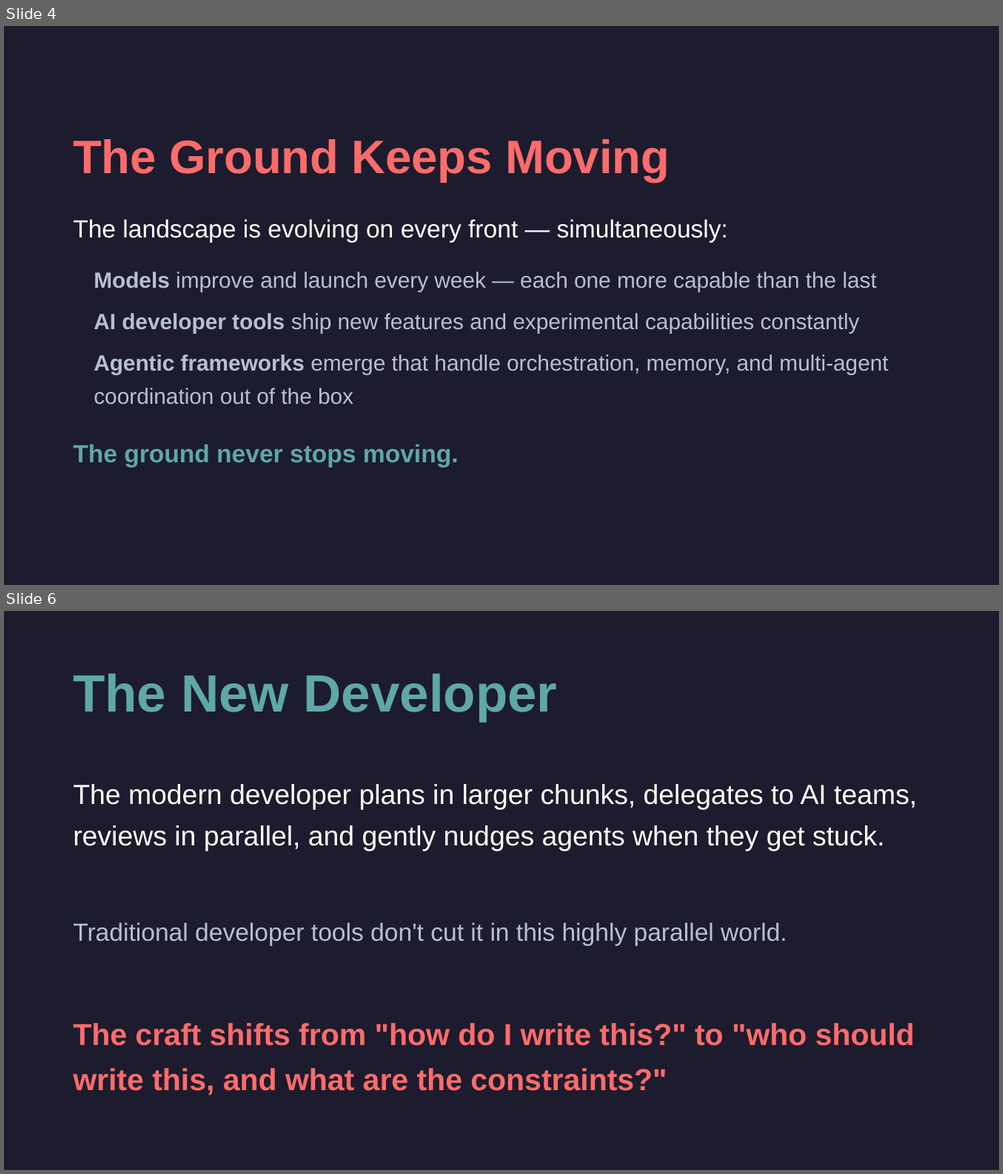
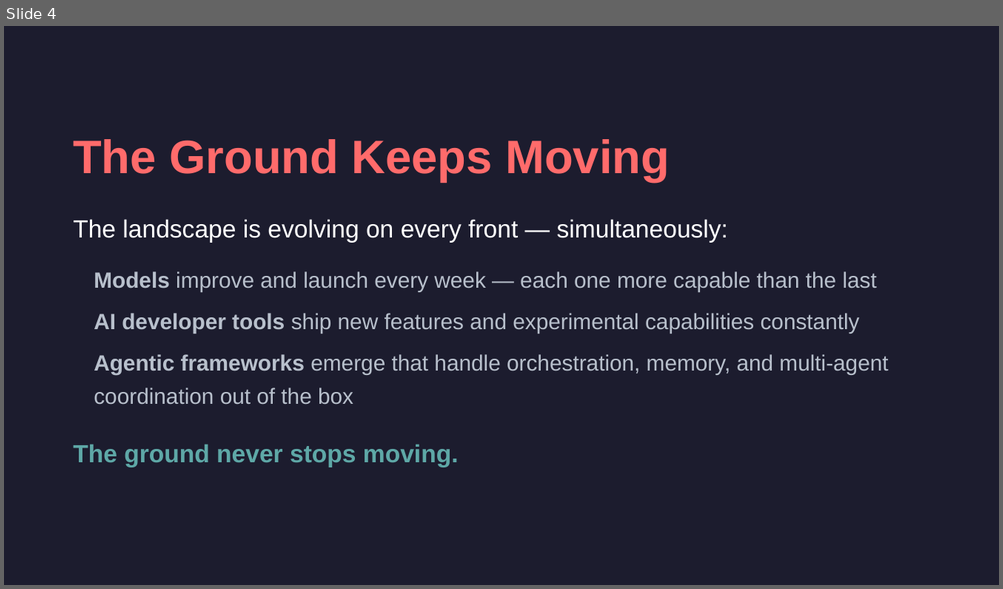
Before and after one commit to cirvine-MSFT/editless, a slide deck: docs/presentations/marks-journey-short.pptx. Shown one above the other, each under a label of ours: slides 4 and 6 before the commit, slide 4 after it; the slides between them are not shown. The pictures are 1003x1174 and 1003x589 pixels, drawn with LibreOffice and Linux fonts; fonts in the diff are those of the drawing. Boxes give left, top, right and bottom in pixels: in the first picture for what was removed or moved away, otherwise in the second. Text is boxed around its words. In the diff, an @@ line names an element or a change of style, - is before the commit and + after.

```diff
--- a/docs/presentations/marks-journey-short.pptx
+++ b/docs/presentations/marks-journey-short.pptx
@@ slide 6 removed at [4,611,999,1170], background #1C1C2E @@
@@ text removed at [73,673,558,721] @@
-The New Developer
@@ text removed at [73,784,916,851] @@
-The modern developer plans in larger chunks, delegates to AI teams, reviews in parallel, and gently nudges agents when they get stuck.
@@ text removed at [73,923,787,945] @@
-Traditional developer tools don't cut it in this highly parallel world.
@@ text removed at [73,1023,914,1096] @@
-The craft shifts from "how do I write this?" to "who should write this, and what are the constraints?"
```
Also in this commit, not shown: 1 slide changed, 1 slide added, 5 other files.
